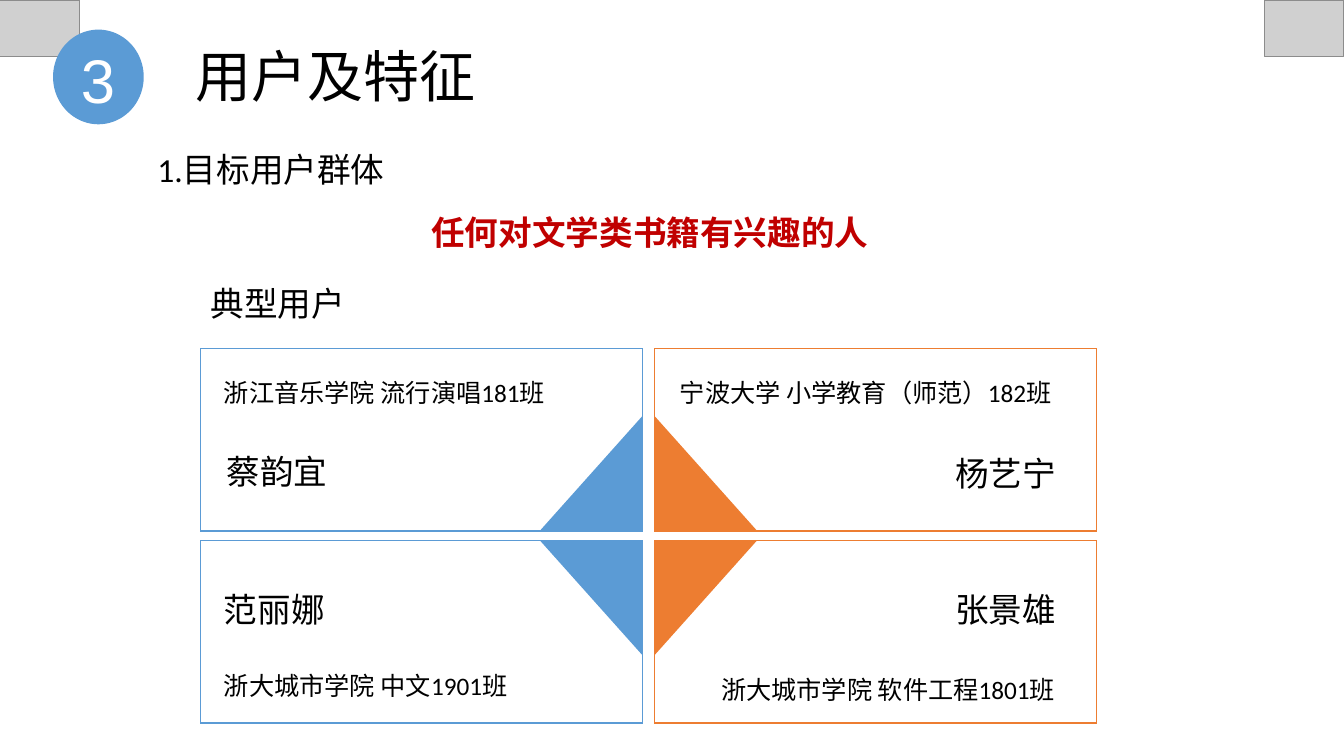
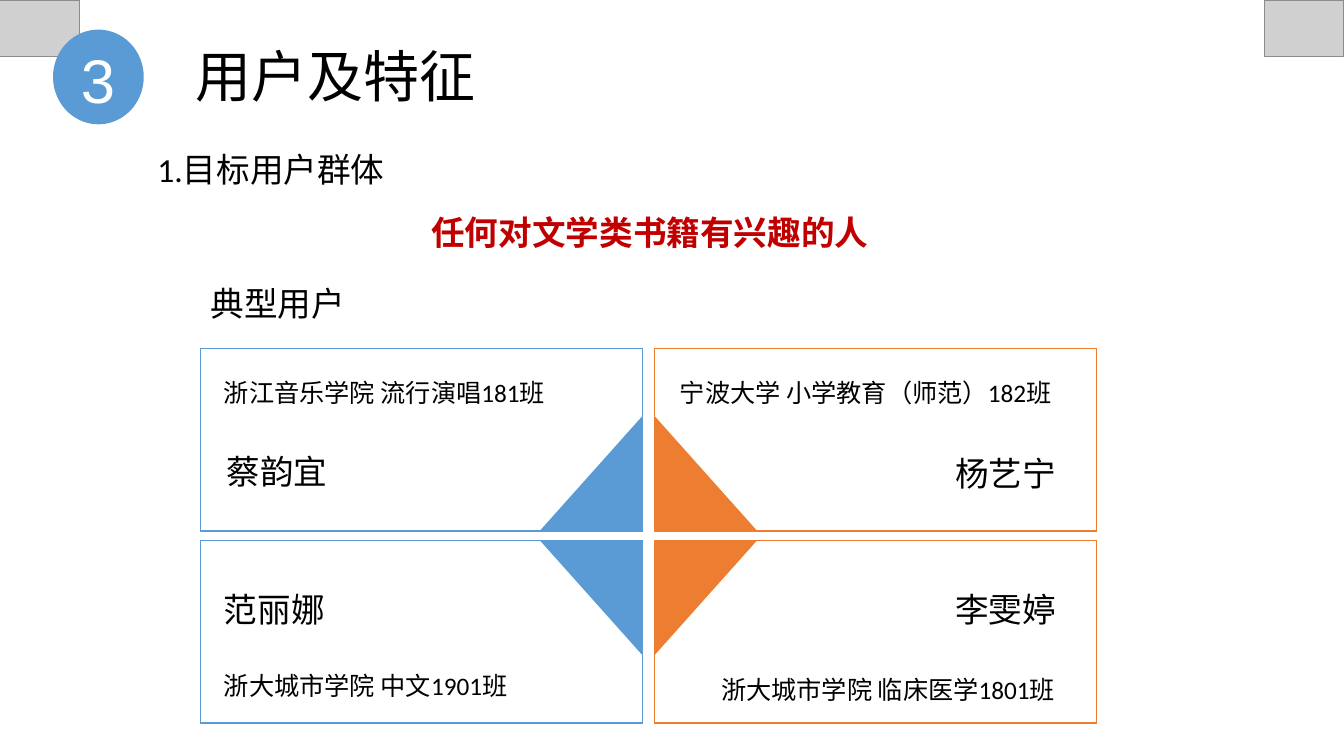
Before and after one commit to Cozymyz/SE2020-CityNorthBook, a slide deck: slide 6 of 开发文档/需求分析(SRS)/SE2020-G10-需求分析0.0.1.pptx. Drawn at 1344x756 pixels with LibreOffice and Linux fonts; fonts in the diff are those of the drawing; grey boxes stand for pictures. Boxes give left, top, right and bottom in pixels: in the first picture for what was removed or moved away, otherwise in the second. Text is boxed around its words. In the diff, an @@ line names an element or a change of style, - is before the commit and + after.

```diff
--- a/开发文档/需求分析(SRS)/SE2020-G10-需求分析0.0.1.pptx
+++ b/开发文档/需求分析(SRS)/SE2020-G10-需求分析0.0.1.pptx
@@ text at [955,593,1056,625]: text changed @@
-张景雄
+李雯婷
@@ text at [721,677,1055,701]: text changed @@
-浙大城市学院 软件工程1801班
+浙大城市学院 临床医学1801班
```
Also in this commit, not shown: 9 other slides changed, 18 other files.
